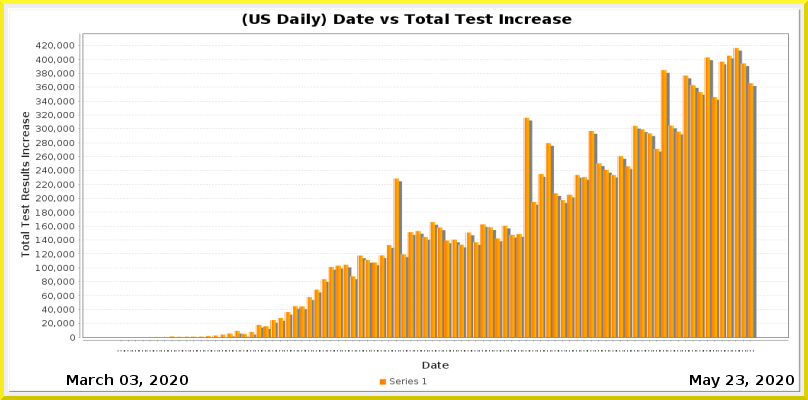
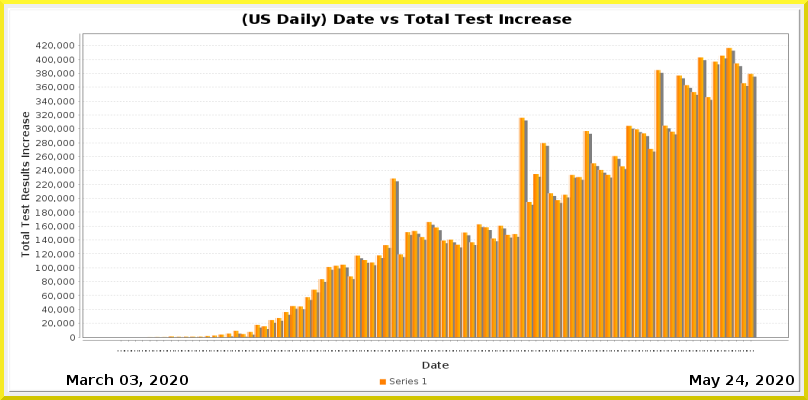
Layer changes from the first (808, 400) image to the second:
painted on "Current Date" over bbox(736, 375, 744, 385)
painted on "Date_vs_TestIncrease.png" over bbox(131, 47, 757, 352)
